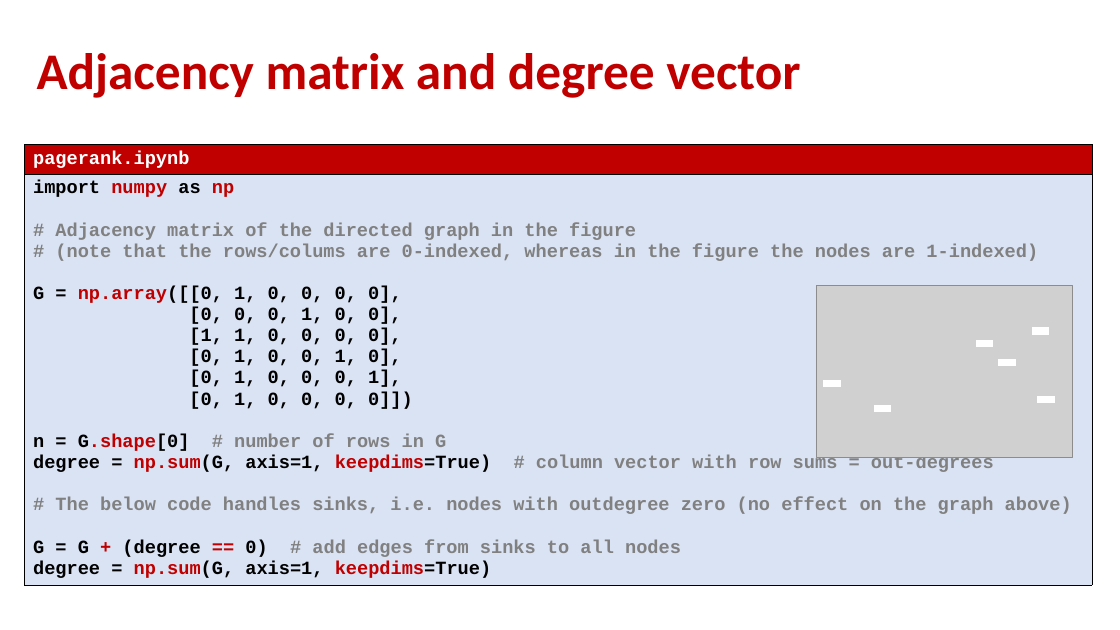
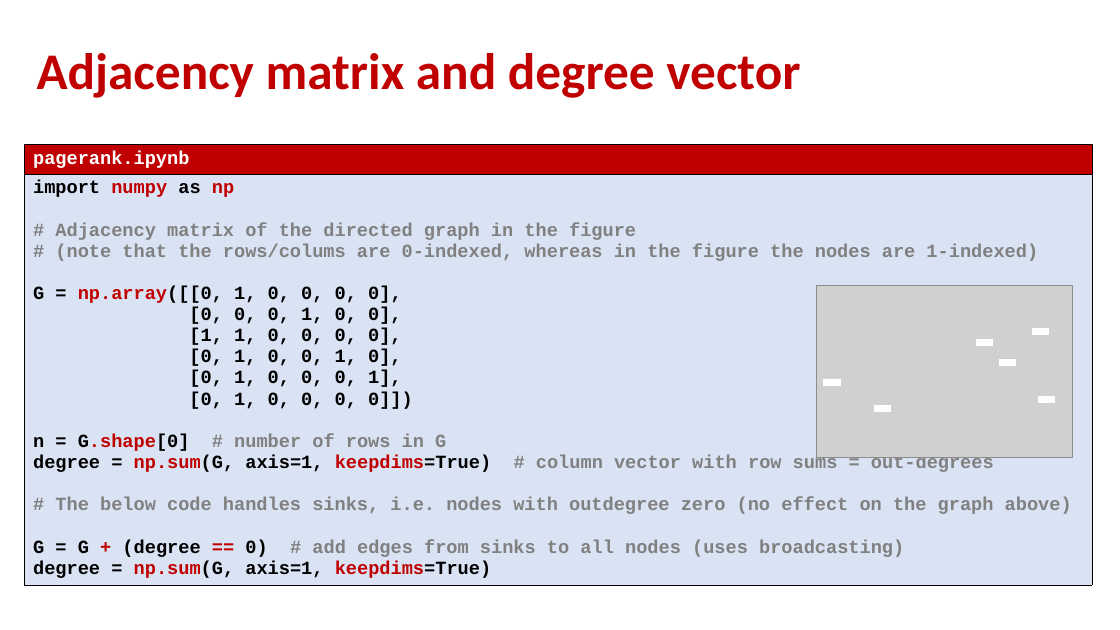
Before and after one commit to gsbrodal/gsbrodal.github.io, a slide deck: slide 7 of ipsa/slides/linear_programming.pptx. Drawn at 1120x630 pixels with LibreOffice and Linux fonts; fonts in the diff are those of the drawing; grey boxes stand for pictures. Boxes give left, top, right and bottom in pixels: in the first picture for what was removed or moved away, otherwise in the second. Text is boxed around its words. In the diff, an @@ line names an element or a change of style, - is before the commit and + after.

```diff
--- a/ipsa/slides/linear_programming.pptx
+++ b/ipsa/slides/linear_programming.pptx
@@ table at (x1=24, y1=145, x2=1091, y2=609) @@
-row 2, column 1: import numpy as np / # Adjacency matrix of the directed graph in the figure / # (note that the rows/colums are 0-indexed, whereas in the figure the nodes are 1-indexed) / G = np.array([[0, 1, 0, 0, 0, 0], / [0, 0, 0, 1, 0, 0], / [1, 1, 0, 0, 0, 0], / [0, 1, 0, 0, 1, 0], / [0, 1, 0, 0, 0, 1], / [0, 1, 0, 0, 0, 0]]) / n = G.shape[0] # number of rows in G / degree = np.sum(G, axis=1, keepdims=True) # column vector with row sums = out-degrees / # The below code handles sinks, i.e. nodes with outdegree zero (no effect on the graph above) / G = G + (degree == 0) # add edges from sinks to all nodes / degree = np.sum(G, axis=1, keepdims=True)
+row 2, column 1: import numpy as np / # Adjacency matrix of the directed graph in the figure / # (note that the rows/colums are 0-indexed, whereas in the figure the nodes are 1-indexed) / G = np.array([[0, 1, 0, 0, 0, 0], / [0, 0, 0, 1, 0, 0], / [1, 1, 0, 0, 0, 0], / [0, 1, 0, 0, 1, 0], / [0, 1, 0, 0, 0, 1], / [0, 1, 0, 0, 0, 0]]) / n = G.shape[0] # number of rows in G / degree = np.sum(G, axis=1, keepdims=True) # column vector with row sums = out-degrees / # The below code handles sinks, i.e. nodes with outdegree zero (no effect on the graph above) / G = G + (degree == 0) # add edges from sinks to all nodes (uses broadcasting) / degree = np.sum(G, axis=1, keepdims=True)
```
Also in this commit, not shown: 7 other slides changed, 7 other files.
